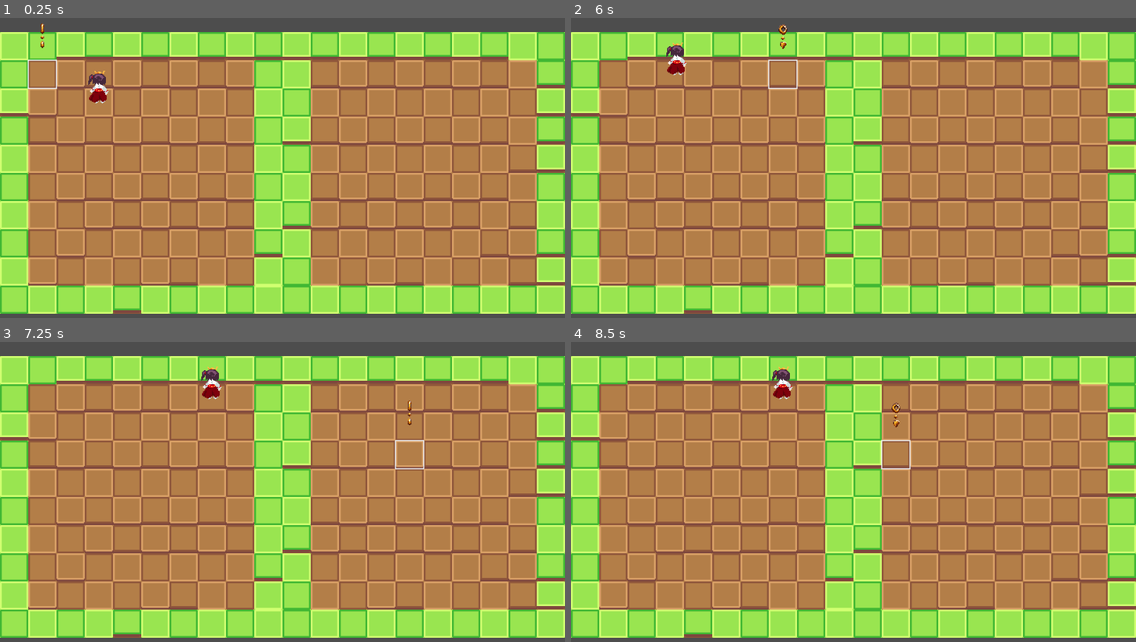
Above: before the commit, frames 1-4 (two rows, left to right).
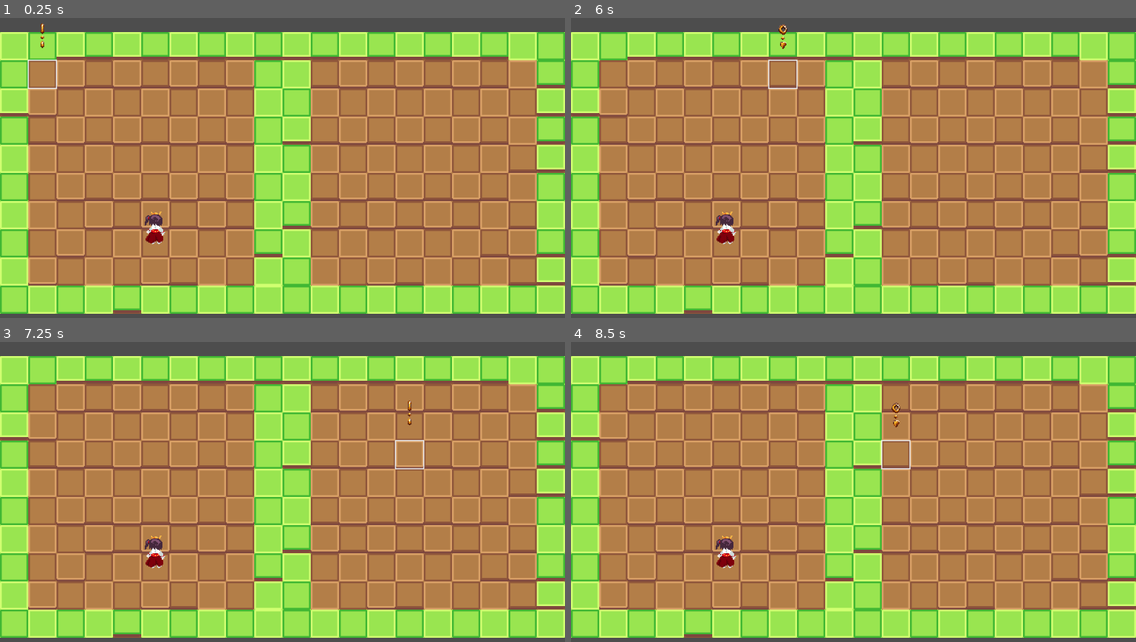
Above: after the commit, the same moments.

Repository: ACristoff/godotwild75
Game: Godot game, scene res://Game/game_manager.tscn
Two runs of this game, one before a commit and one after it. Both use one fixed random seed, a clock stepped at 60 frames per second and the inputs below.
Inputs (mouse positions are in pixels of both pictures, inside the frame that each line leads up to):
- Up to frame 1 (0.25 s): no input
- Up to frame 2 (6 s): tap Enter (ui_accept) at 0.5, 0.77, 1.25, 1.52, 2, 2.75, 3.02, 3.77, 4.25, 4.52, 5.75 s; move the mouse to (977, 147) at 0.52 s; press the mouse at (977, 147) at 0.53 s; hold Right (ui_right) 0.53-1.28 s; move the mouse to (740, 177) at 1.27 s; release the mouse at (740, 177) at 1.28 s; hold Down (ui_down) 1.28-2.03 s; click (740, 177) at 1.35 s; move the mouse to (910, 93) at 2.02 s; press the mouse at (910, 93) at 2.03 s; hold Right (ui_right) 2.03-2.78 s; move the mouse to (825, 225) at 2.77 s; release the mouse at (825, 225) at 2.78 s; hold Up (ui_up) 2.78-3.53 s; click (825, 225) at 2.85 s; move the mouse to (1023, 210) at 3.52 s; press the mouse at (1023, 210) at 3.53 s; hold Left (ui_left) 3.53-5.03 s; move the mouse to (684, 114) at 4.27 s; release the mouse at (684, 114) at 4.28 s; click (684, 114) at 4.35 s; move the mouse to (881, 162) at 5.02 s; press the mouse at (881, 162) at 5.03 s; hold Down (ui_down) 5.03-5.78 s; move the mouse to (768, 84) at 5.77 s; release the mouse at (768, 84) at 5.78 s; hold Right (ui_right) from 5.78 s (still down); click (768, 84) at 5.85 s
- Up to frame 3 (7.25 s): tap Enter (ui_accept) at 6.02, 6.77 s; move the mouse to (406, 471) at 6.52 s; release Right (ui_right) at 6.53 s; press the mouse at (406, 471) at 6.53 s; hold Up (ui_up) from 6.53 s (still down)
- Up to frame 4 (8.5 s): move the mouse to (740, 501) at 7.27 s; release Up (ui_up) at 7.28 s; release the mouse at (740, 501) at 7.28 s; hold Right (ui_right) 7.28-8.03 s; click (740, 501) at 7.35 s; tap Enter (ui_accept) at 7.52 s; move the mouse to (910, 417) at 8.02 s; press the mouse at (910, 417) at 8.03 s; hold Down (ui_down) from 8.03 s (still down)

The runs differ from the first frame. In frame 1, 0.5% of the frame differs, in the area x 15-30%, y 17-76%; in frame 2, 0.5%; in frame 3, 0.5%; in frame 4, 0.5%.

Commit message:
touching shit up

Diff:
--- a/Game/Data/Cursor/cursor.tscn
+++ b/Game/Data/Cursor/cursor.tscn
@@ -44,13 +44,12 @@
 }
 
 [node name="Cursor" type="Node2D"]
-position = Vector2(104, 168)
 script = ExtResource("1_v2tgw")
 grid = ExtResource("2_jjd4a")
 cursor_offset_y = -75
 
 [node name="Sprite2D" type="Sprite2D" parent="."]
-position = Vector2(0, -76.2251)
+position = Vector2(0, -79.6217)
 scale = Vector2(2, 2)
 texture = ExtResource("3_tov3r")
 hframes = 6
--- a/Game/Data/Levels/debug_level.tscn
+++ b/Game/Data/Levels/debug_level.tscn
@@ -11,14 +11,14 @@
 
 [node name="Environment" parent="." instance=ExtResource("2_p8do1")]
 
-[node name="UnitBase" parent="." instance=ExtResource("1_qvwdw")]
-position = Vector2(232, 232)
-
-[node name="Cursor" parent="." instance=ExtResource("2_pogwr")]
-position = Vector2(40, 40)
-
 [node name="UnitPath" parent="." instance=ExtResource("4_feshh")]
 y_sort_origin = -1
 
+[node name="UnitBase" parent="." instance=ExtResource("1_qvwdw")]
+position = Vector2(349, 556)
+
+[node name="Cursor" parent="." instance=ExtResource("2_pogwr")]
+position = Vector2(104, 168)
+
 [connection signal="accept_pressed" from="Cursor" to="." method="_on_cursor_accept_pressed"]
 [connection signal="moved" from="Cursor" to="." method="_on_cursor_moved"]
--- a/Game/Data/grid.gd
+++ b/Game/Data/grid.gd
@@ -15,7 +15,7 @@
 
 
 func calculate_mirror_position(cell):
-
+	print(cell)
 	return null
 
 ## Returns the position of a cell's center in pixels.
--- a/Game/Data/pathfinder.gd
+++ b/Game/Data/pathfinder.gd
@@ -28,5 +28,5 @@
 func calculate_point_path(start: Vector2, end: Vector2) -> PackedVector2Array:
 	# With an AStarGrid2D, we only need to call get_id_path to return
 	#	the expected array
-	print(start, end)
+	#print(start, end)
 	return _astar.get_id_path(start, end)
--- a/Game/Data/unit_path.gd
+++ b/Game/Data/unit_path.gd
@@ -22,9 +22,8 @@
 	for vector in current_path:
 		var new_vector = vector + Vector2(1, 2)
 		test_offset_path.append(new_vector)
-		#print(vector)
 		pass
-	print(current_path, test_offset_path)
+	#print(current_path, test_offset_path)
 	set_cells_terrain_connect(test_offset_path, 0, 2, 0)
 
 
